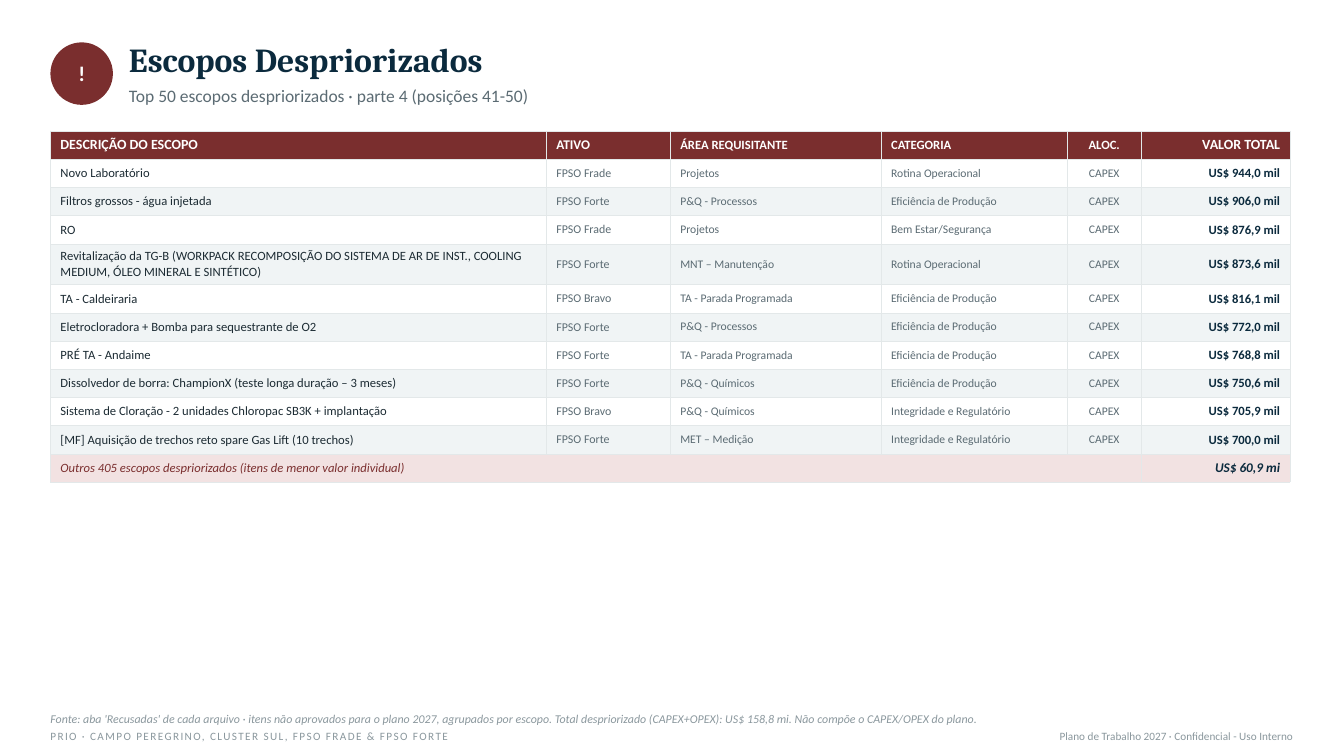
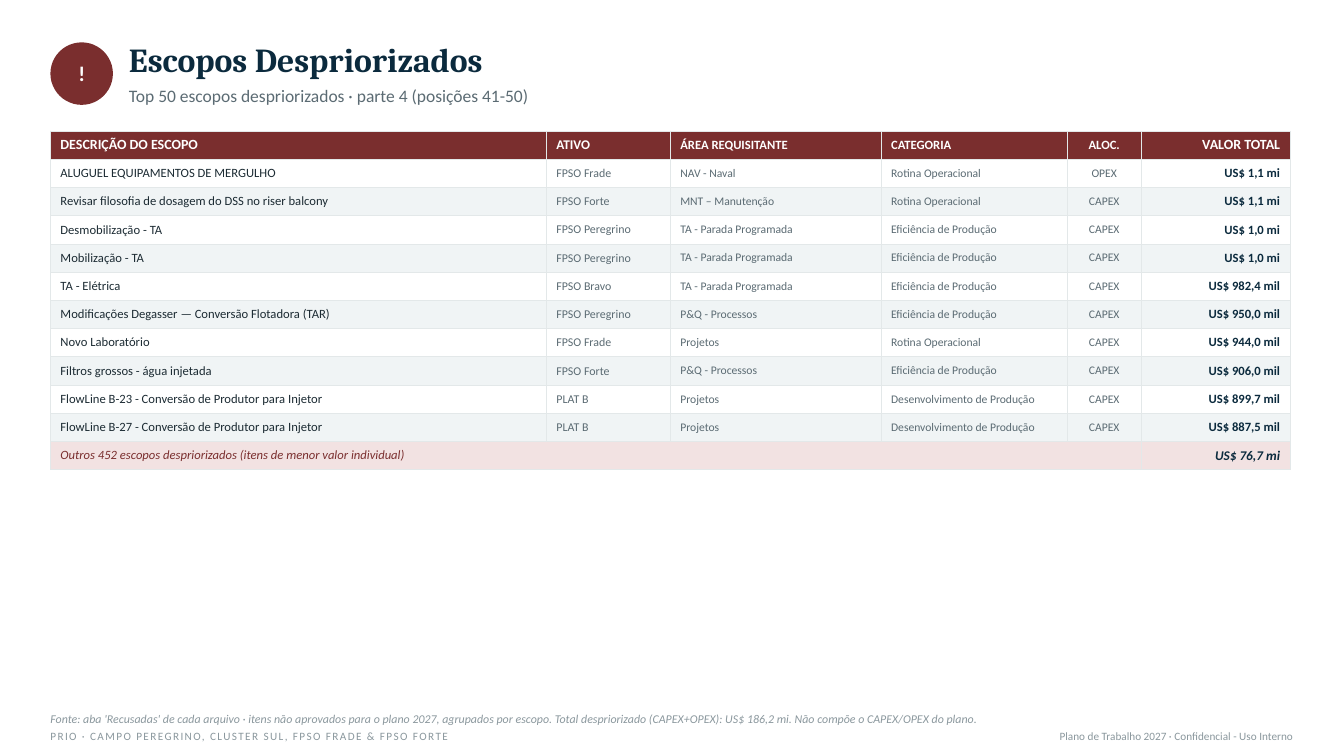
Before and after one commit to LucasRibaas/Planejamento, a slide deck: slide 42 of PRIO_Top_CAPEX_OPEX_Despriorizados_2027.pptx. Drawn at 1344x756 pixels with LibreOffice and Linux fonts; fonts in the diff are those of the drawing. Boxes give left, top, right and bottom in pixels: in the first picture for what was removed or moved away, otherwise in the second. Text is boxed around its words. In the diff, an @@ line names an element or a change of style, - is before the commit and + after.

```diff
--- a/PRIO_Top_CAPEX_OPEX_Despriorizados_2027.pptx
+++ b/PRIO_Top_CAPEX_OPEX_Despriorizados_2027.pptx
@@ table at bbox=[50, 131, 1291, 466] @@
+row 2: ALUGUEL EQUIPAMENTOS DE MERGULHO | FPSO Frade | NAV - Naval | Rotina Operacional | OPEX | US$ 1,1 mi
+row 3: Revisar filosofia de dosagem do DSS no riser balcony | FPSO Forte | MNT – Manutenção | Rotina Operacional | CAPEX | US$ 1,1 mi
+row 4: Desmobilização - TA | FPSO Peregrino | TA - Parada Programada | Eficiência de Produção | CAPEX | US$ 1,0 mi
+row 5: Mobilização - TA | FPSO Peregrino | TA - Parada Programada | Eficiência de Produção | CAPEX | US$ 1,0 mi
+row 6: TA - Elétrica | FPSO Bravo | TA - Parada Programada | Eficiência de Produção | CAPEX | US$ 982,4 mil
+row 7: Modificações Degasser — Conversão Flotadora (TAR) | FPSO Peregrino | P&Q - Processos | Eficiência de Produção | CAPEX | US$ 950,0 mil
-row 4: RO | FPSO Frade | Projetos | Bem Estar/Segurança | CAPEX | US$ 876,9 mil
-row 5: Revitalização da TG-B (WORKPACK RECOMPOSIÇÃO DO SISTEMA DE AR DE INST., COOLING MEDIUM, ÓLEO MINERAL E SINTÉTICO) | FPSO Forte | MNT – Manutenção | Rotina Operacional | CAPEX | US$ 873,6 mil
-row 6: TA - Caldeiraria | FPSO Bravo | TA - Parada Programada | Eficiência de Produção | CAPEX | US$ 816,1 mil
-row 7: Eletrocloradora + Bomba para sequestrante de O2 | FPSO Forte | P&Q - Processos | Eficiência de Produção | CAPEX | US$ 772,0 mil
-row 8: PRÉ TA - Andaime | FPSO Forte | TA - Parada Programada | Eficiência de Produção | CAPEX | US$ 768,8 mil
-row 9: Dissolvedor de borra: ChampionX (teste longa duração – 3 meses) | FPSO Forte | P&Q - Químicos | Eficiência de Produção | CAPEX | US$ 750,6 mil
-row 10: Sistema de Cloração - 2 unidades Chloropac SB3K + implantação | FPSO Bravo | P&Q - Químicos | Integridade e Regulatório | CAPEX | US$ 705,9 mil
-row 11: [MF] Aquisição de trechos reto spare Gas Lift (10 trechos) | FPSO Forte | MET – Medição | Integridade e Regulatório | CAPEX | US$ 700,0 mil
-row 12: Outros 405 escopos despriorizados (itens de menor valor individual) |  |  |  |  | US$ 60,9 mi
+row 10: FlowLine B-23 - Conversão de Produtor para Injetor | PLAT B | Projetos | Desenvolvimento de Produção | CAPEX | US$ 899,7 mil
+row 11: FlowLine B-27 - Conversão de Produtor para Injetor | PLAT B | Projetos | Desenvolvimento de Produção | CAPEX | US$ 887,5 mil
+row 12: Outros 452 escopos despriorizados (itens de menor valor individual) |  |  |  |  | US$ 76,7 mi
@@ text at bbox=[50, 714, 977, 725]: text changed @@
-Fonte: aba 'Recusadas' de cada arquivo · itens não aprovados para o plano 2027, agrupados por escopo. Total despriorizado (CAPEX+OPEX): US$ 158,8 mi. Não compõe o CAPEX/OPEX do plano.
+Fonte: aba 'Recusadas' de cada arquivo · itens não aprovados para o plano 2027, agrupados por escopo. Total despriorizado (CAPEX+OPEX): US$ 186,2 mi. Não compõe o CAPEX/OPEX do plano.
```
Also in this commit, not shown: 31 other slides changed.
